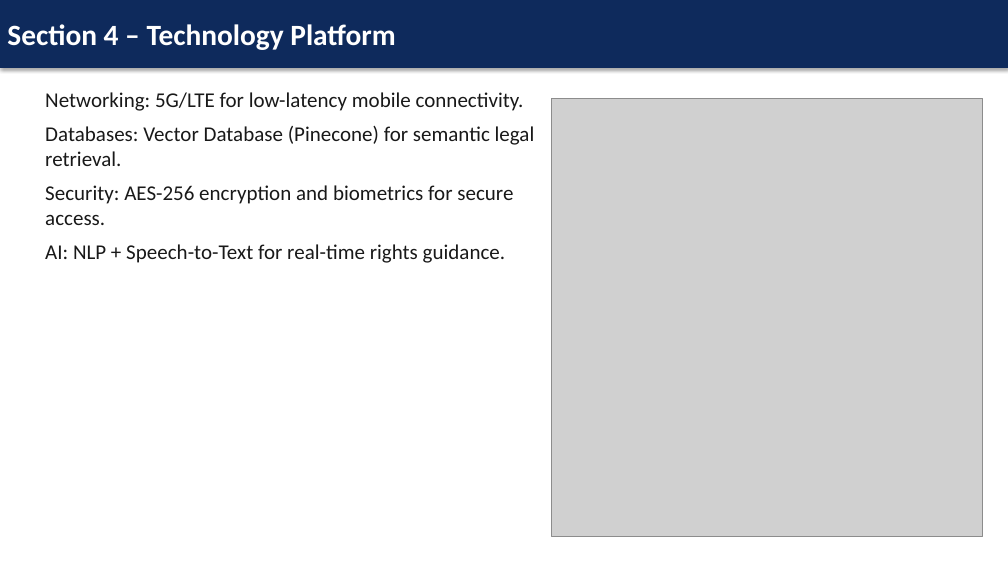
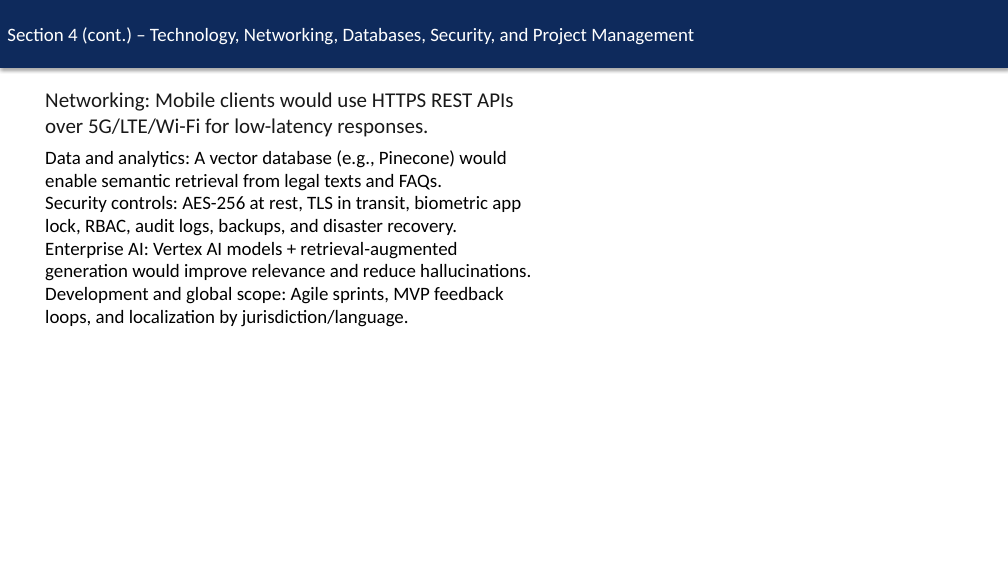
Before and after one commit to Ronykipkemboi/ai-legal-rights-assistant, a slide deck: slide 5 of Presentation.pptx. Drawn at 1008x567 pixels with LibreOffice and Linux fonts; fonts in the diff are those of the drawing; grey boxes stand for pictures. Boxes give left, top, right and bottom in pixels: in the first picture for what was removed or moved away, otherwise in the second. Text is boxed around its words. In the diff, an @@ line names an element or a change of style, - is before the commit and + after.

```diff
--- a/Presentation.pptx
+++ b/Presentation.pptx
@@ text in rectangle at [7, 27, 694, 45]: text changed; size 28 to 18 pt; bold off @@
-Section 4 – Technology Platform
+Section 4 (cont.) – Technology, Networking, Databases, Security, and Project Management
@@ text at [45, 92, 531, 327]: text changed; size 20 to 18 pt; text colour #191919 to #000000 @@
-Networking: 5G/LTE for low-latency mobile connectivity.
-Databases: Vector Database (Pinecone) for semantic legal retrieval.
-Security: AES-256 encryption and biometrics for secure access.
-AI: NLP + Speech-to-Text for real-time rights guidance.
+Networking: Mobile clients would use HTTPS REST APIs over 5G/LTE/Wi-Fi for low-latency responses.
+Data and analytics: A vector database (e.g., Pinecone) would enable semantic retrieval from legal texts and FAQs.
+Security controls: AES-256 at rest, TLS in transit, biometric app lock, RBAC, audit logs, backups, and disaster recovery.
+Enterprise AI: Vertex AI models + retrieval-augmented generation would improve relevance and reduce hallucinations.
+Development and global scope: Agile sprints, MVP feedback loops, and localization by jurisdiction/language.
@@ picture removed at [552, 98, 983, 537] @@
```
Also in this commit, not shown: 5 other slides changed, 1 slide added, 1 slide removed.
